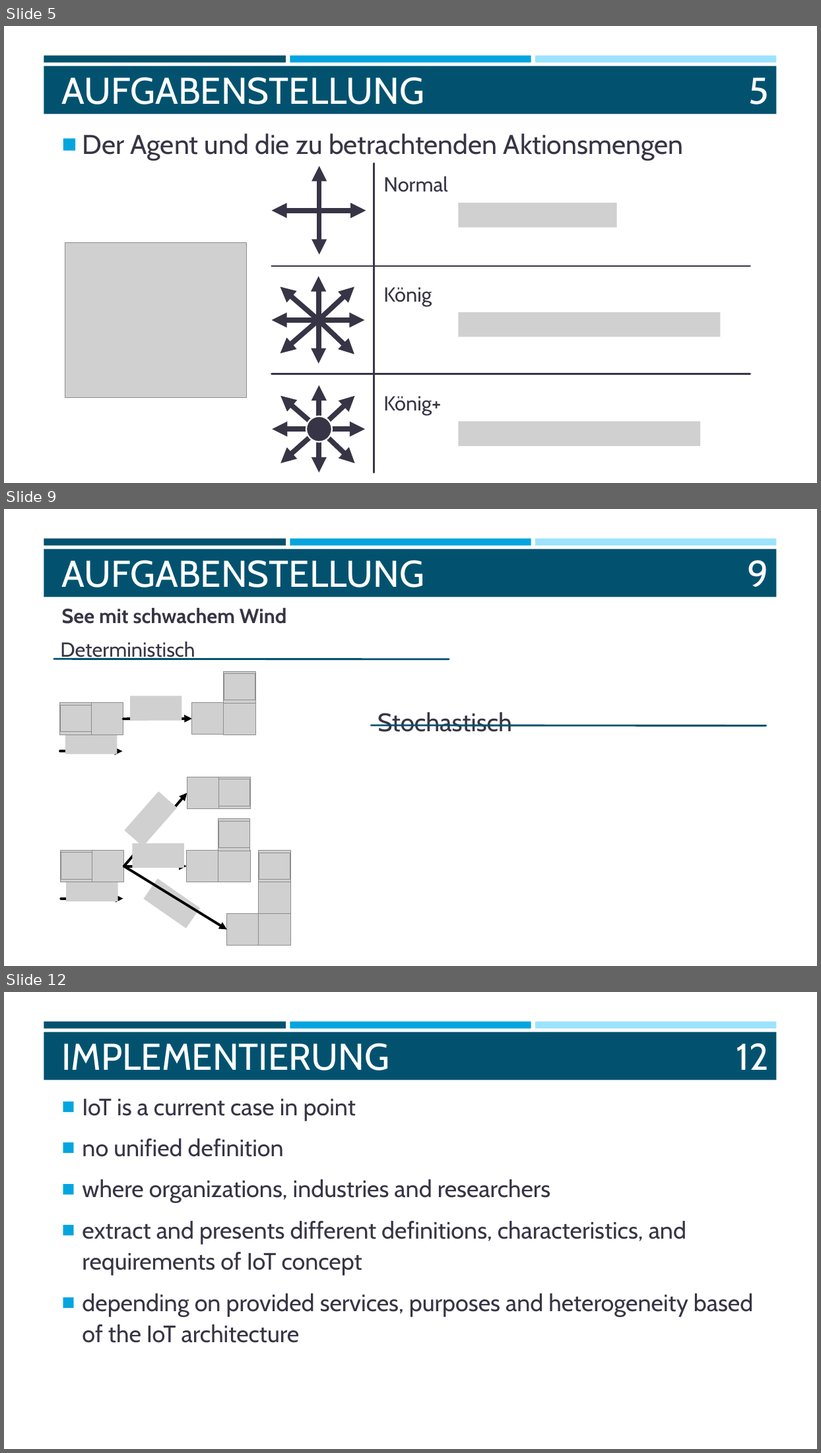
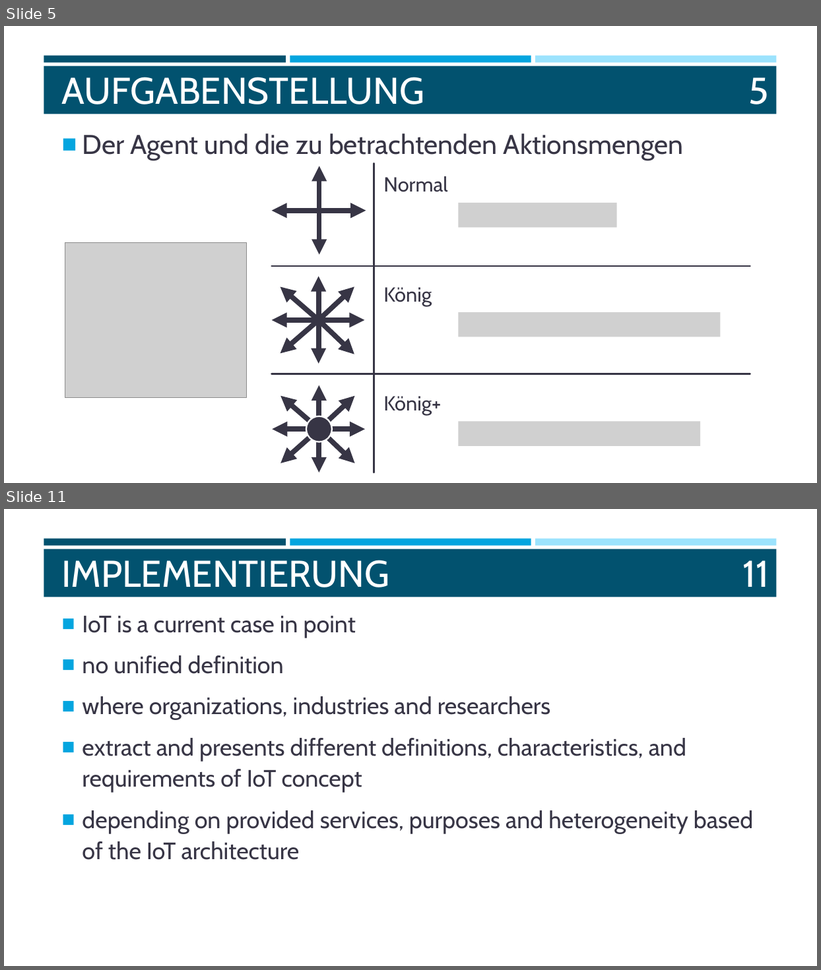
Before and after one commit to mzakarian/Reinforcement-Learning-SARSA-Q-Learning, a slide deck: misc/WISSEN.pptx. Shown one above the other, each under a label of ours: slides 5, 9 and 12 before the commit, slides 5 and 11 after it; the slides between them are not shown. The pictures are 821x1453 and 821x970 pixels, drawn with LibreOffice and Linux fonts; fonts in the diff are those of the drawing; grey boxes stand for pictures. Boxes give left, top, right and bottom in pixels: in the first picture for what was removed or moved away, otherwise in the second. Text is boxed around its words. In the diff, an @@ line names an element or a change of style, - is before the commit and + after.

```diff
--- a/misc/WISSEN.pptx
+++ b/misc/WISSEN.pptx
@@ slide 9 removed at (4, 509, 817, 966), background #FFFFFF; not listed: 4 template elements that a slide beside it also shows @@
@@ title removed at (62, 560, 425, 588) @@
-AUFGABENSTELLUNG
@@ page number removed at (748, 560, 769, 587) @@
-9
@@ text removed at (62, 608, 287, 624) @@
-See mit schwachem Wind
@@ text removed at (60, 642, 195, 660) @@
-Deterministisch
@@ line removed from (450, 659) to (54, 659) @@
@@ group removed at (192, 671, 255, 735): 4 pictures @@
@@ picture removed at (59, 703, 91, 735) @@
@@ picture removed at (60, 706, 91, 732) @@
@@ picture removed at (91, 703, 123, 735) @@
@@ picture removed at (130, 696, 182, 721) @@
@@ arrow removed from (123, 719) to (192, 719) @@
@@ line removed from (766, 726) to (371, 725) @@
@@ text removed at (378, 712, 512, 732) @@
-Stochastisch
@@ picture removed at (65, 730, 118, 755) @@
@@ arrow removed from (60, 751) to (122, 751) @@
@@ picture removed at (187, 778, 218, 809) @@
@@ picture removed at (218, 778, 250, 809) @@
@@ picture removed at (218, 780, 250, 807) @@
@@ arrow removed from (124, 867) to (187, 793) @@
@@ picture removed at (124, 791, 177, 846) @@
@@ group removed at (187, 819, 250, 883): 4 pictures @@
@@ picture removed at (132, 843, 184, 867) @@
@@ picture removed at (60, 851, 92, 883) @@
@@ picture removed at (61, 853, 92, 880) @@
@@ picture removed at (92, 851, 123, 883) @@
@@ group removed at (227, 851, 290, 946): 5 pictures @@
@@ picture removed at (66, 877, 118, 902) @@
@@ arrow removed from (124, 867) to (187, 867) @@
@@ arrow removed from (124, 867) to (227, 930) @@
@@ picture removed at (144, 879, 200, 929) @@
@@ arrow removed from (61, 899) to (123, 899) @@
@@ what was slide 12 is now slide 11 @@
@@ page number at (743, 560, 769, 587): text changed @@
-12
+11
```
Also in this commit, not shown: 7 slides changed, 3 slides added, 3 other slides removed, 1 other file.
